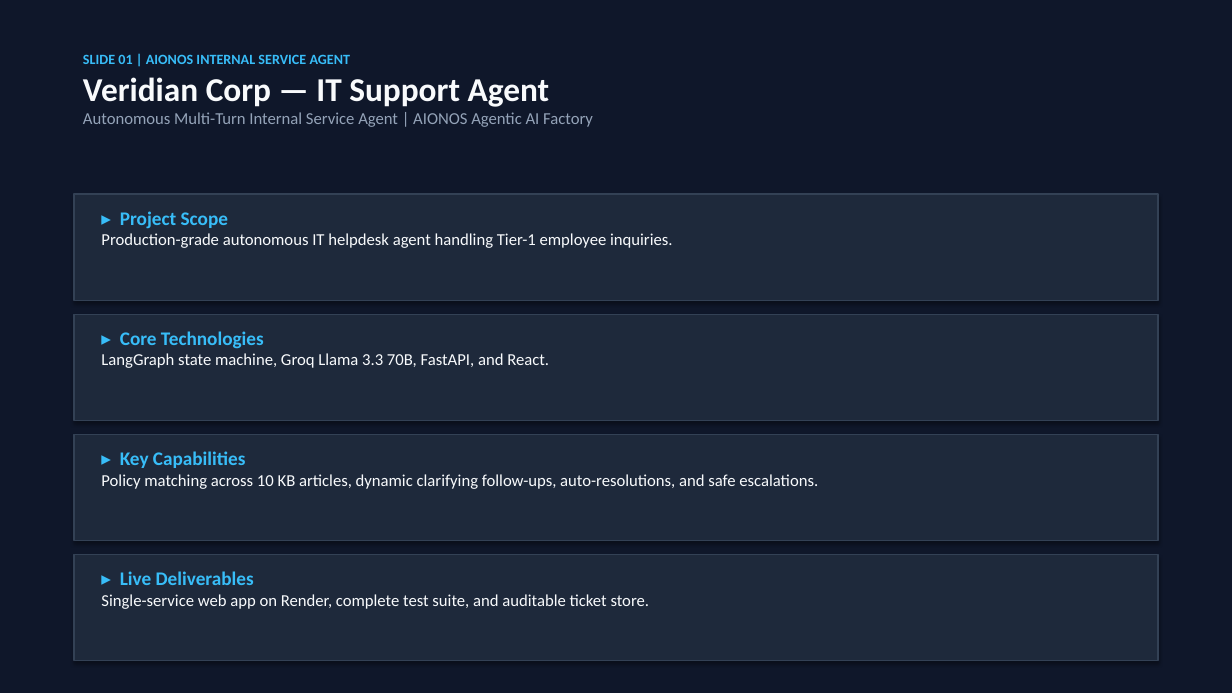
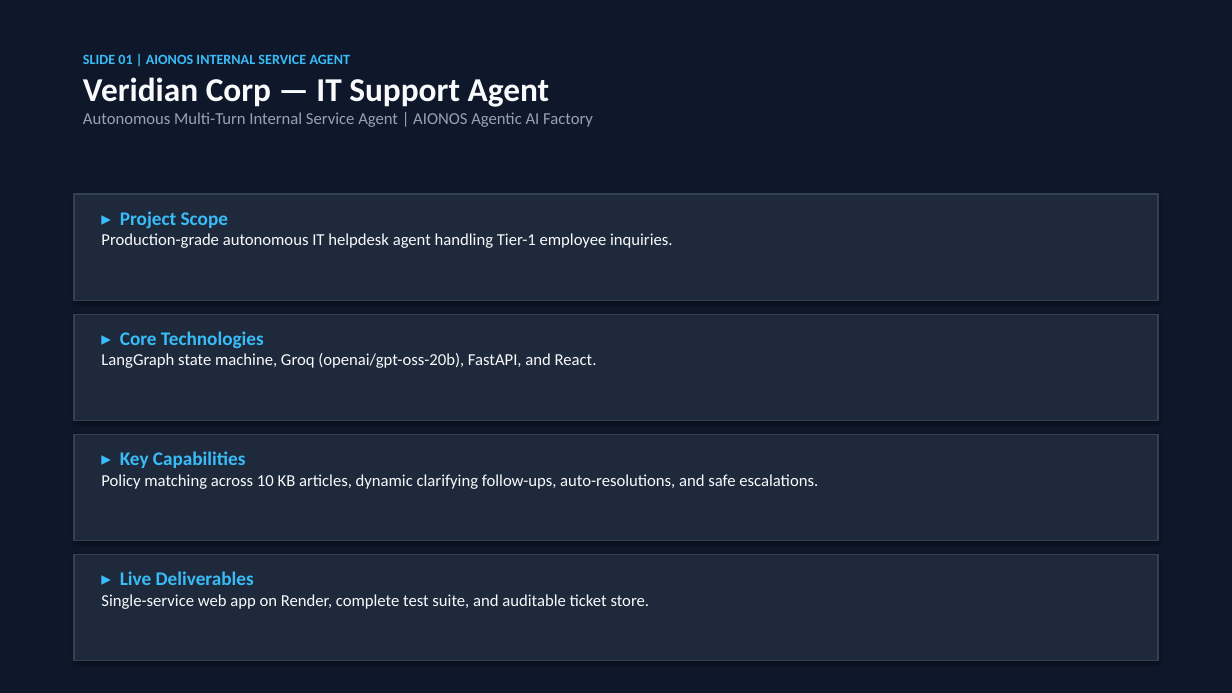
Before and after one commit to anikskr13/IT-Support-Agent, a slide deck: slide 1 of presentation/IT_Support_Agent_Presentation.pptx. Drawn at 1232x693 pixels with LibreOffice and Linux fonts; fonts in the diff are those of the drawing. Boxes give left, top, right and bottom in pixels: in the first picture for what was removed or moved away, otherwise in the second. Text is boxed around its words. In the diff, an @@ line names an element or a change of style, - is before the commit and + after.

```diff
--- a/presentation/IT_Support_Agent_Presentation.pptx
+++ b/presentation/IT_Support_Agent_Presentation.pptx
@@ text at (101, 353, 597, 368): text changed @@
-LangGraph state machine, Groq Llama 3.3 70B, FastAPI, and React.
+LangGraph state machine, Groq (openai/gpt-oss-20b), FastAPI, and React.
```
Also in this commit, not shown: 1 other slide changed, 2 other files.
